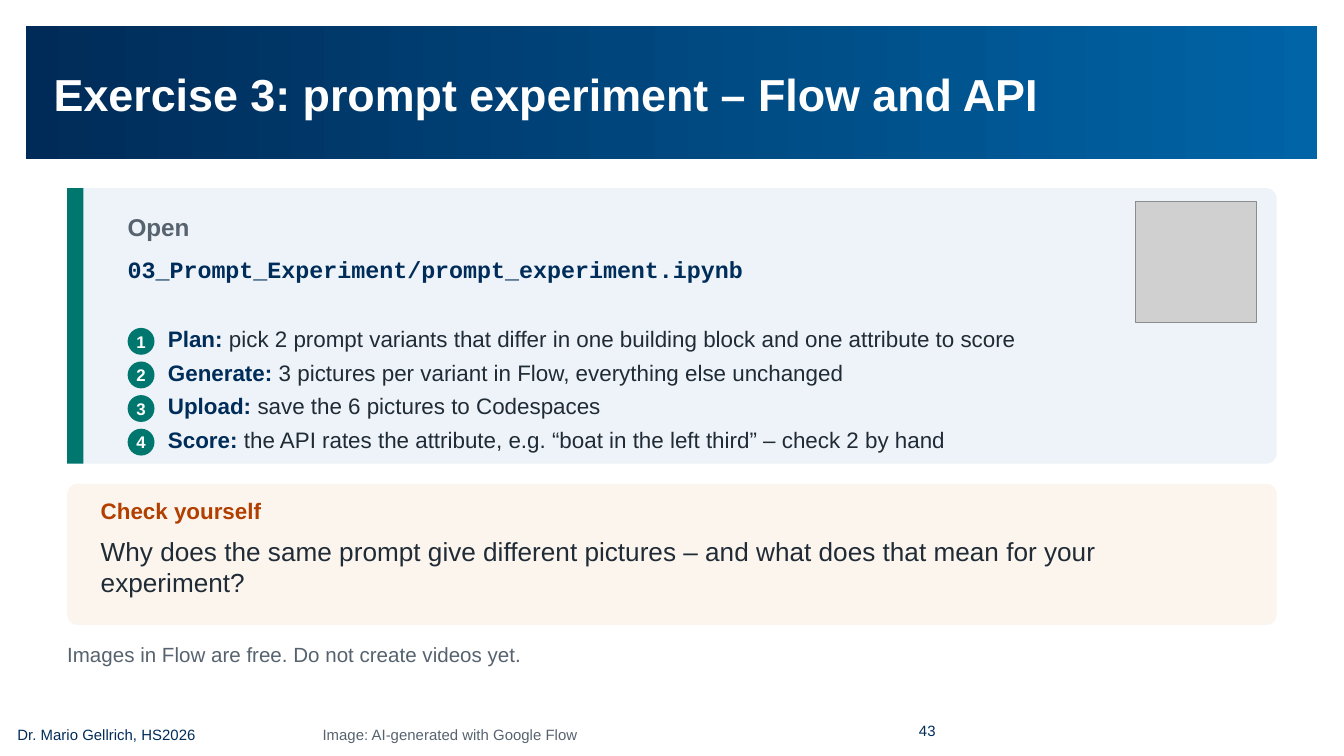
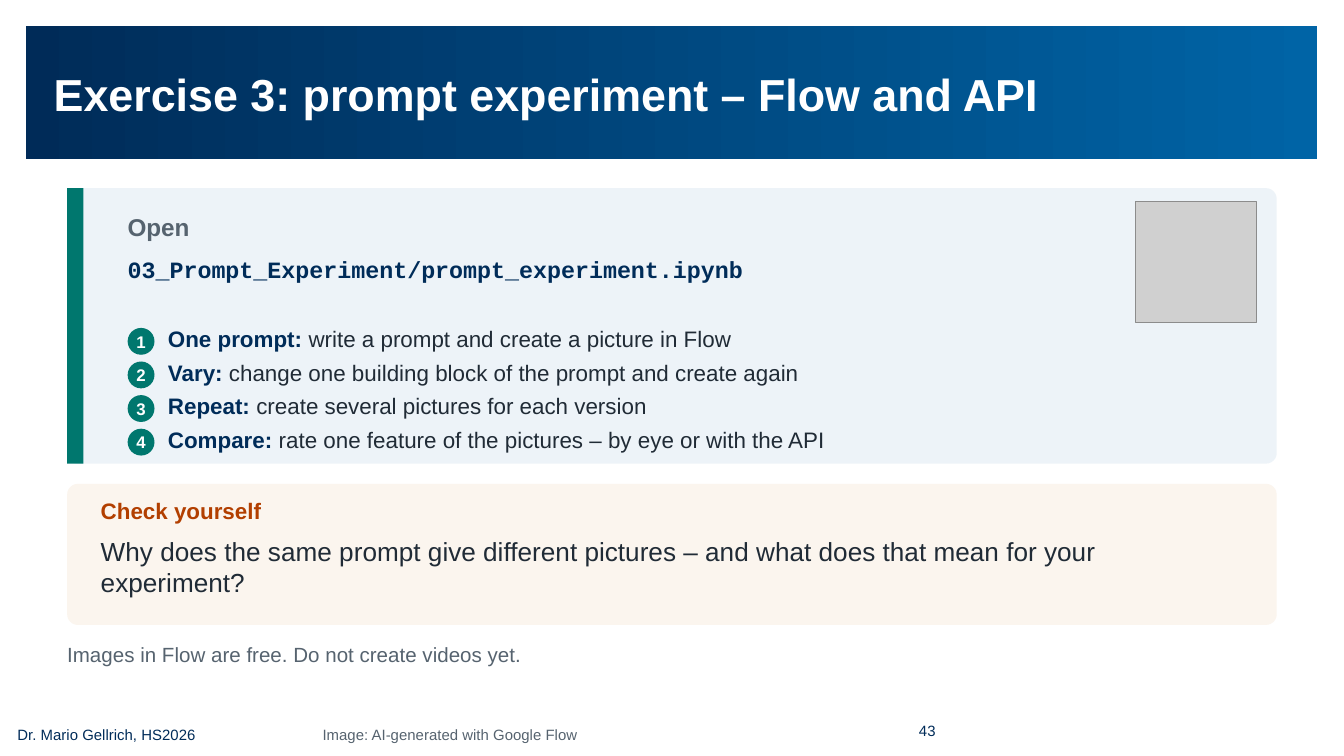
Before and after one commit to mario-gellrich-zhaw/multimodal_extraction_generation, a slide deck: slide 43 of slides/Slides_MSC_Data_Science_Week_13_EN_barrierefrei.pptx. Drawn at 1344x756 pixels with LibreOffice and Linux fonts; fonts in the diff are those of the drawing; grey boxes stand for pictures; background and template pictures are left out. Boxes give left, top, right and bottom in pixels: in the first picture for what was removed or moved away, otherwise in the second. Text is boxed around its words. In the diff, an @@ line names an element or a change of style, - is before the commit and + after.

```diff
--- a/slides/Slides_MSC_Data_Science_Week_13_EN_barrierefrei.pptx
+++ b/slides/Slides_MSC_Data_Science_Week_13_EN_barrierefrei.pptx
@@ text at (168, 330, 731, 352): text changed @@
-Plan: pick 2 prompt variants that differ in one building block and one attribute to score
+One prompt: write a prompt and create a picture in Flow
@@ text at (168, 364, 798, 386): text changed @@
-Generate: 3 pictures per variant in Flow, everything else unchanged
+Vary: change one building block of the prompt and create again
@@ text at (168, 397, 646, 419): text changed @@
-Upload: save the 6 pictures to Codespaces
+Repeat: create several pictures for each version
@@ text at (168, 431, 824, 453): text changed @@
-Score: the API rates the attribute, e.g. “boat in the left third” – check 2 by hand
+Compare: rate one feature of the pictures – by eye or with the API
```
Also in this commit, not shown: 4 other slides changed, 5 other files.
